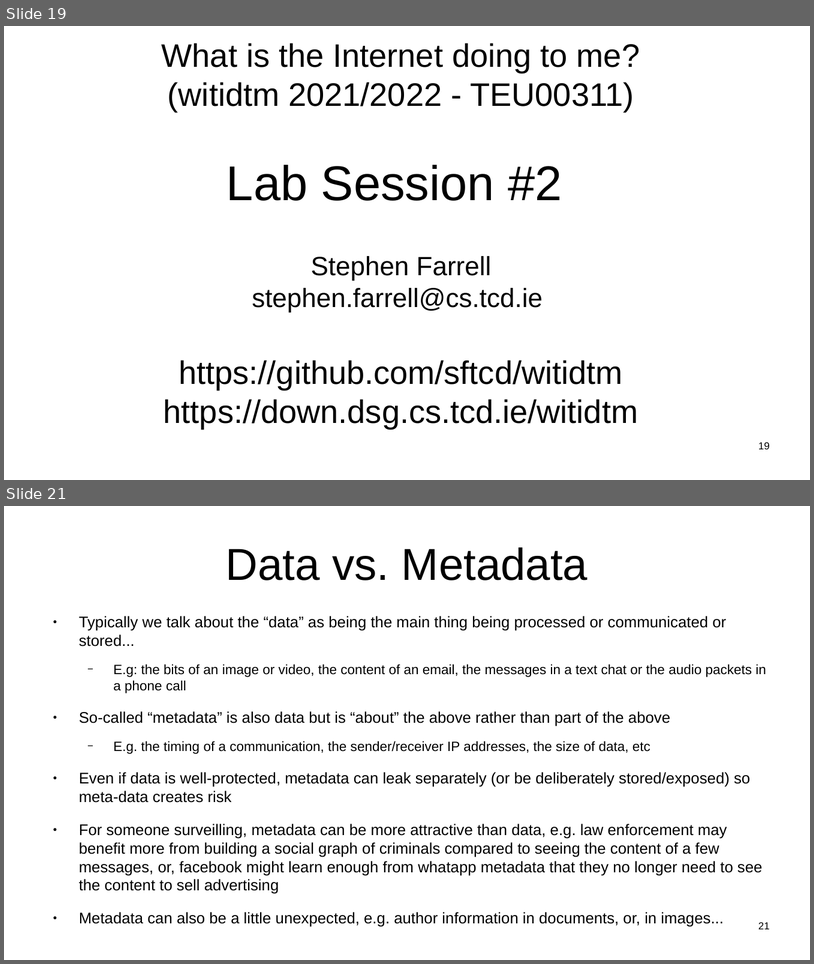
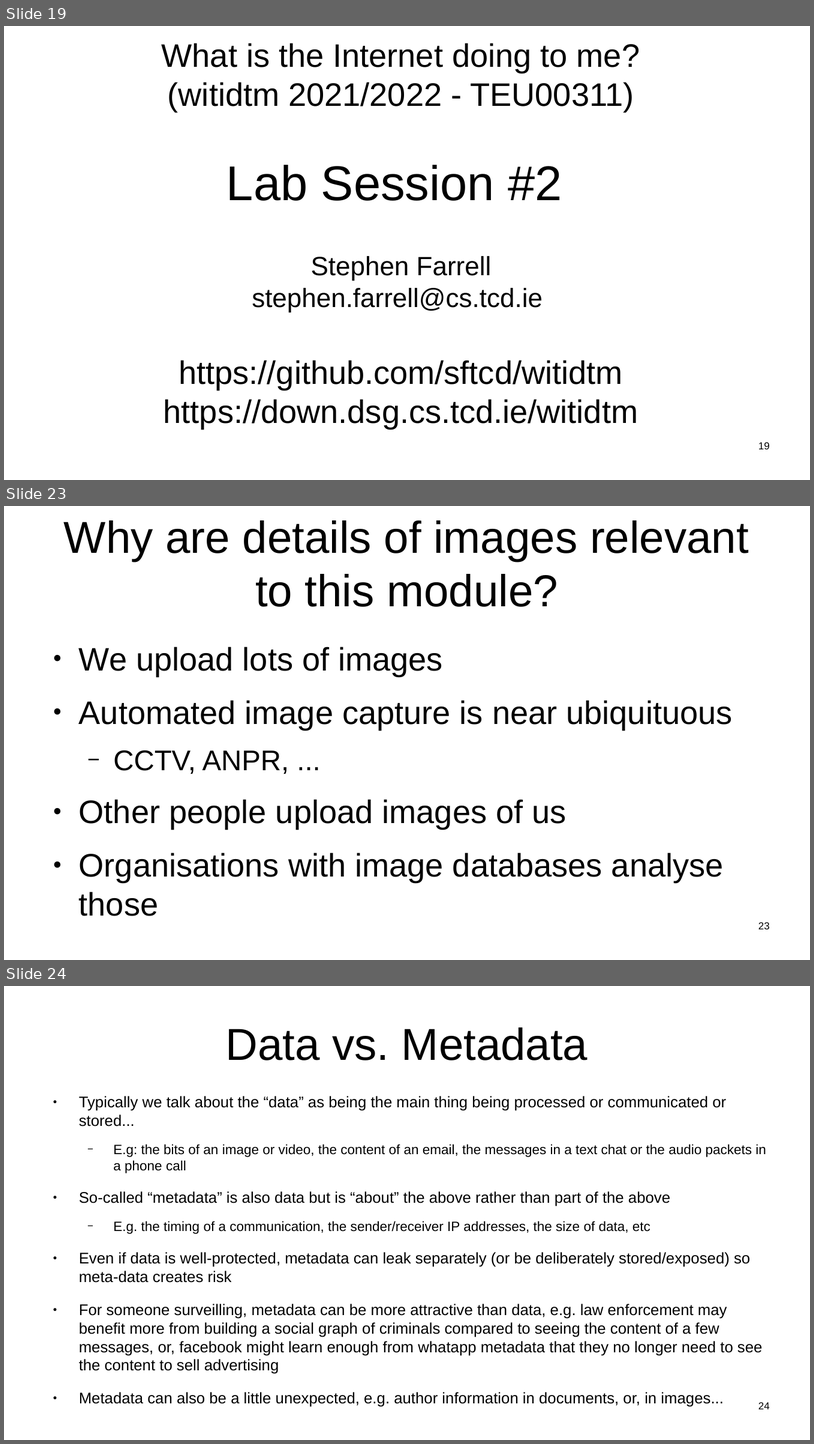
Before and after one commit to sftcd/witidtm, a slide deck: lectures/2021-2022/labs.odp. Shown one above the other, each under a label of ours: slides 19 and 21 before the commit, slides 19, 23 and 24 after it; the slides between them are not shown. The pictures are 814x964 and 814x1444 pixels, drawn with LibreOffice and Linux fonts; fonts in the diff are those of the drawing. Boxes give left, top, right and bottom in pixels: in the first picture for what was removed or moved away, otherwise in the second. Text is boxed around its words. In the diff, an @@ line names an element or a change of style, - is before the commit and + after.

```diff
--- a/lectures/2021-2022/labs.odp
+++ b/lectures/2021-2022/labs.odp
@@ slide 23 added at (4, 506, 810, 960), background #FFFFFF @@
@@ title added at (64, 520, 749, 607), 44 pt, text #000000 @@
+Why are details of images relevant to this module?
@@ text added at (79, 646, 733, 916), 32 pt, text #000000 @@
+● We upload lots of images
+● Automated image capture is near ubiquituous
+  − CCTV, ANPR, ...
+● Other people upload images of us
+● Organisations with image databases analyse those
@@ page number added at (759, 922, 770, 929), 10 pt, text #000000 @@
+23
@@ what was slide 21 is now slide 24 @@
@@ page number at (759, 1402, 770, 1409): text changed @@
-21
+24
```
Also in this commit, not shown: 1 slide changed, 3 other slides added, 1 other file.
